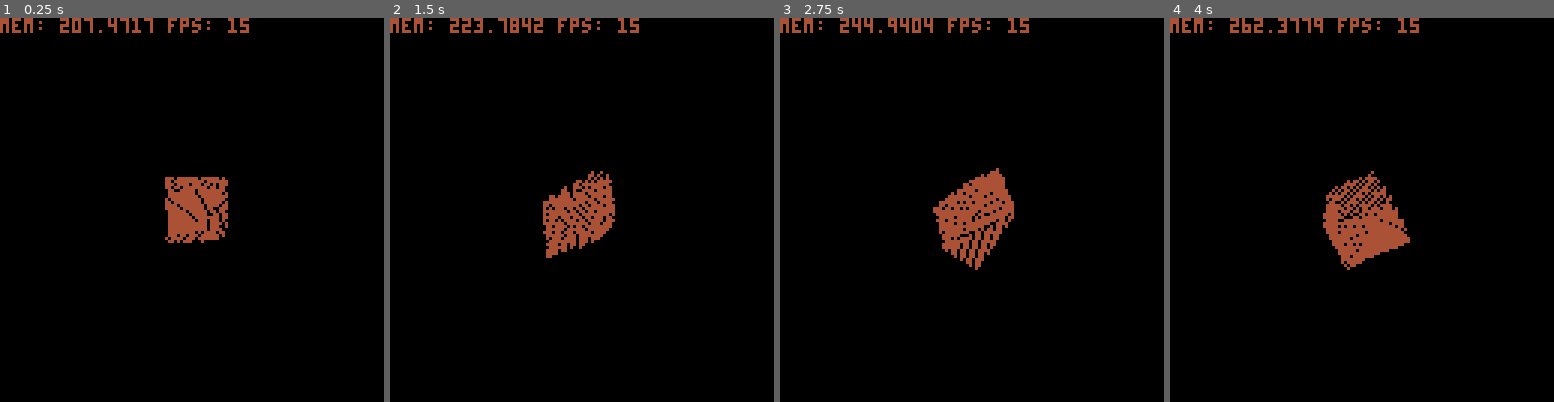
Above: before the commit, frames 1-4 (left to right).
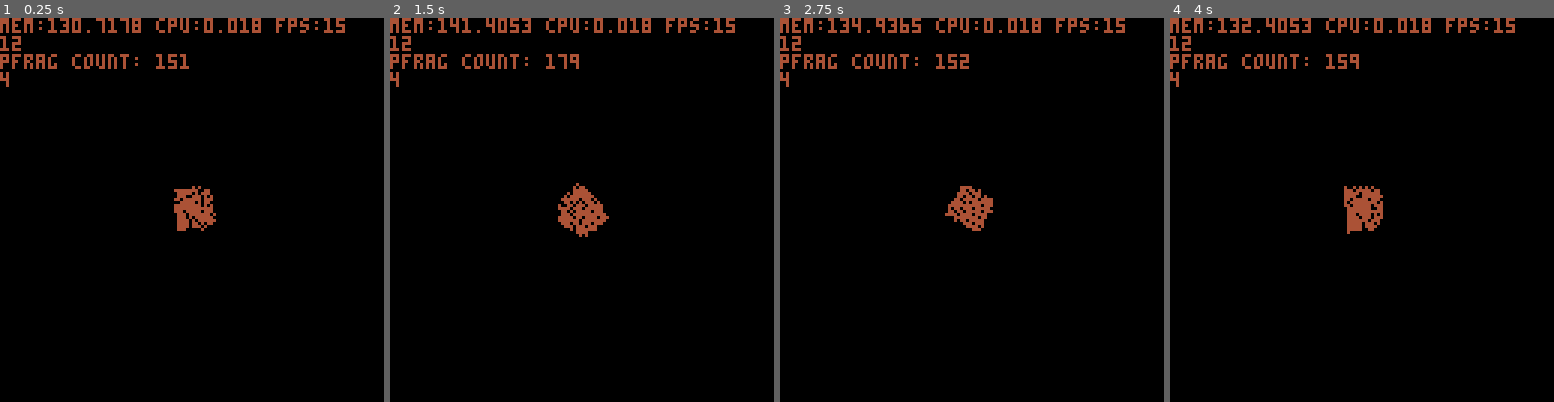
Above: after the commit, the same moments.

Repository: sthilaid/pico-8-carts
Game: PICO-8 cartridge cube.p8
Same seed, same stepped clock (60 frames per second), same inputs: the game is played once before the commit and once after it.
Inputs:
- Up to frame 1 (0.25 s): no input
- Up to frame 2 (1.5 s): no input
- Up to frame 3 (2.75 s): no input
- Up to frame 4 (4 s): no input

The runs differ from the first frame. In frame 1, 3.5% of the frame differs, in the area x 0-90%, y 0-59%; in frame 2, 3.8%; in frame 3, 4.3%; in frame 4, 4.6%, in the area x 0-90%, y 0-66%.

Commit message:
better cube rotation

Diff:
--- a/cube.p8
+++ b/cube.p8
@@ -10,10 +10,11 @@
    --camera = perspective2(45, 1, 0.1, 1000)
    camera = perspective(-3, 3, 3, -3, 2, 100)
    --camera = ortho(-5, 5, 5, -5, 0.1, 100)
-   local cube = object(transmatrix(vpoint(0,0,5)), cubemesh())
+   local cube = object(transmatrix(vpoint(0,0,8)), cubemesh())
    add(objects, cube)
 
    cubeRotMat= rotmatrix(0.25/30, 0.1/30, 0.05/30)
+   --cubeRotMat= rotmatrix(0,0.25/30,0)
 end
 
 function _update()
@@ -27,10 +28,12 @@
 
 function _draw()
    cls()
-   print("mem: "..stat(0).." fps: "..stat(7))
+   print("mem:"..stat(0).." cpu:"..stat(1).." fps:"..stat(7))
    --drawTriangle(point(2,3), point(8,50), point(30, 6), 12)
    --print(vstr(mapply(rotmatrix(0.25,0,0), vdir(1,0,0))))
    render3d(camera, objects)
+   --mprint(objects[1].mat)
+   print(#objects[1].mat)
 end
 
 -------------------------------------------------------------------------------
@@ -84,6 +87,7 @@
 function vdot(v1, v2) return v1[1]*v2[1] + v1[2]*v2[2] + v1[3]*v2[3] end
 function vnorm(v) return sqrt(vdot(v,v)) end
 function vnormalize(v) local dv = vmakedir(v) return vscale(dv, 1/vnorm(dv)) end
+function vdistsqr(v1, v2) local dv = vsub(v2,v1) return vdot(dv,dv) end
 function vstr(v) return "["..v[1]..","..v[2]..","..v[3]..","..v[4].."]" end
 function vstr3(v) return "["..v[1]..","..v[2]..","..v[3].."]" end
 
@@ -91,18 +95,33 @@
 -- matrix
 
 function matrix() return {{1,0,0,0}, {0,1,0,0}, {0,0,1,0}, {0,0,0,1}} end
-function rotmatrix(p, y, r) -- pitch around z, yaw around y, roll around x
-   local m = matrix()
-   m[1][1] = cos(y)*cos(p)
-   m[1][2] = cos(y)*sin(p)*sin(r) - sin(y)*sin(r)
-   m[1][3] = cos(y)*sin(p)*cos(r) + sin(y)*sin(r)
-   m[2][1] = sin(y)*cos(p)
-   m[2][2] = sin(y)*sin(p)*sin(r) + cos(y)*cos(r)
-   m[2][3] = sin(y)*sin(p)*cos(r) - cos(y)*sin(r)
-   m[3][1] = -sin(p)
-   m[3][2] = cos(p)*sin(r)
-   m[3][3] = cos(p)*cos(r)
-   return m
+function rotmatrix(x,y,z) -- ammount to rotate around each axis
+   function rot_x(xangle)
+      local m = matrix()
+      m[2][2] = cos(xangle)
+      m[2][3] = -sin(xangle)
+      m[3][2] = sin(xangle)
+      m[3][3] = cos(xangle)
+      return m
+   end
+   function rot_y(yangle)
+      local m = matrix()
+      m[1][1] = cos(yangle)
+      m[1][3] = sin(yangle)
+      m[3][1] = -sin(yangle)
+      m[3][3] = cos(yangle)
+      return m
+   end
+   function rot_z(zangle)
+      local m = matrix()
+      m[1][1] = cos(zangle)
+      m[1][2] = -sin(zangle)
+      m[2][1] = sin(zangle)
+      m[2][2] = cos(yangle)
+      return m
+   end
+
+   return mmult(mmult(rot_x(x), rot_y(y)), rot_z(z))
 end
 function transmatrix(t)
    local m = matrix()
@@ -181,6 +200,12 @@
       end
    end
    return res
+end
+function mprint(m)
+   print(vstr(m[1]))
+   print(vstr(m[2]))
+   print(vstr(m[3]))
+   print(vstr(m[4]))
 end
 
 function meshdata(vertices, textureCoords, normals, triangles)
@@ -253,7 +278,7 @@
    -- rasterTriangleTraversal
    for obj in all(objects) do
       obj.pFrags = {}
-      -- print(#(obj.vFrags))
+      print(#(obj.vFrags))
       for vfragTriangle in all(obj.vFrags) do
          local p1 = vfragTriangle[1].v
          local p2 = vfragTriangle[2].v
@@ -296,6 +321,7 @@
 function processPixels(objects)
    --pixelShading
    for obj in all(objects) do
+      print("pfrag count: "..#obj.pFrags)
       for pfrag in all(obj.pFrags) do
          local x = flr(pfrag.v[1])
          local y = flr(pfrag.v[2])
